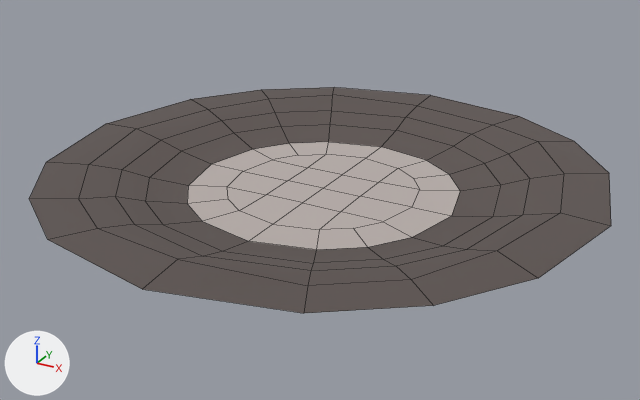
What one commit did to the FBX model Assets/Art/Models/Terrain.fbx.
Camera for both pictures: a camera (50 mm lens) standing at (94.5, -173.5, 83.5) and looking at (0.4, -2.5, -2.1). Every picture has the same lights, and +X, +Y and +Z are marked at lower left. Mesh edges are drawn as thin lines. Where no turn or scale is listed for an object, it has been applied to the vertices.
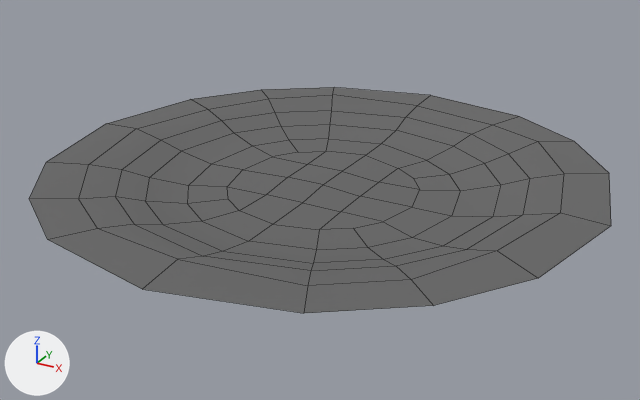
Boxes [x1, y1, x2, y2] around the edits, measured in the pictures (640 x 400 px; the box of a moved part takes in the faces that stretch with it):
'Plane', reshaped, surface changed: [29, 87, 611, 313] in both
part 1 of me_plane_006, moved or reshaped: [181, 124, 452, 211] in both
part 2 of me_plane_006, surface changed: [29, 87, 611, 313] in both

Patch to the scene script:
```diff
--- a/Assets/Art/Models/Terrain.fbx.py
+++ b/Assets/Art/Models/Terrain.fbx.py
@@ me_plane_006 @@
 me_plane_006.from_pydata(...)  # 105 vertices, 96 faces; spans x -67.3..67.3, y -67.3..67.3, z 0.0..6.7
 # used by ob_plane; location = (0.0, 0.0, 0.0)
 # before: 2 (-16.4, 16.4, 0.0) at pixel (298, 155), 8 (0.0, 0.0, 0.0) at pixel (323, 188), 12 (-10.4, 20.8, 0.0) at pixel (326, 154), 14 (-10.0, 0.0, 0.0) at pixel (287, 180), 16 (0.0, 10.0, 0.0) at pixel (342, 174)
 # before: 17 (-20.8, 10.4, 0.0) at pixel (272, 159), 19 (-10.0, 10.0, 0.0) at pixel (307, 167), 31 (-14.5, 29.5, 0.0) at pixel (328, 141), 32 (-23.2, 23.2, 0.0) at pixel (289, 143), 36 (0.0, 32.9, 0.0) at pixel (381, 146)
 # before: 37 (-29.5, 14.5, 0.0) at pixel (252, 149)
-me_plane_006.vertices[5].co = (0.0, 23.3, 0.0)  # pixel (365, 158)
-me_plane_006.vertices[6].co = (-23.3, 0.0, 0.0)  # pixel (242, 171)
+# me_plane_006 part 1
+for i in [2, 8, 12, 14, 16, 17, 19, 31, 32, 36, 37]: me_plane_006.vertices[i].co += Vector((0.0, 0.0, 0.9))
+me_plane_006.vertices[5].co = (0.0, 23.3, 0.8)  # pixel (365, 155)
+me_plane_006.vertices[6].co = (-23.3, 0.0, 0.4)  # pixel (242, 169)
+# me_plane_006 part 2: texture (UV) coordinates of 96 of 96 faces, centred in x -59.0..59.0, y -59.0..59.0, z 0.0..5.9, changed; they spanned u 0.52..0.7, v 0.9..0.98 and now span u 0.78..0.86, v 0.78..0.86
 me_plane_006.materials.append(mat_m_swatch)
```
